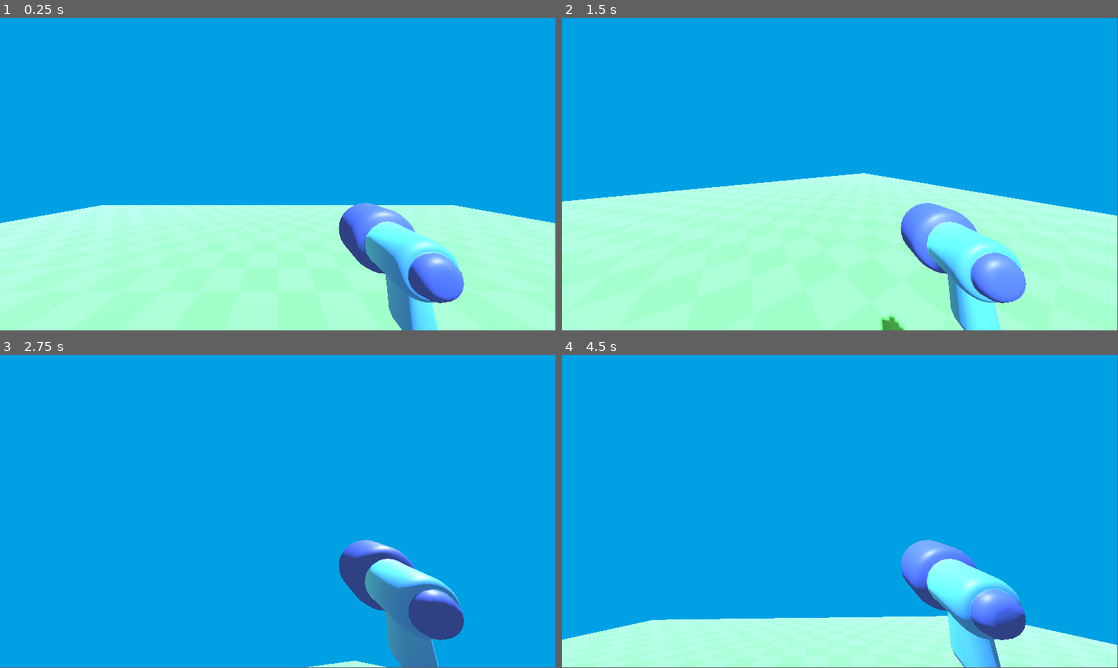
Above: before the commit, frames 1-4 (two rows, left to right).
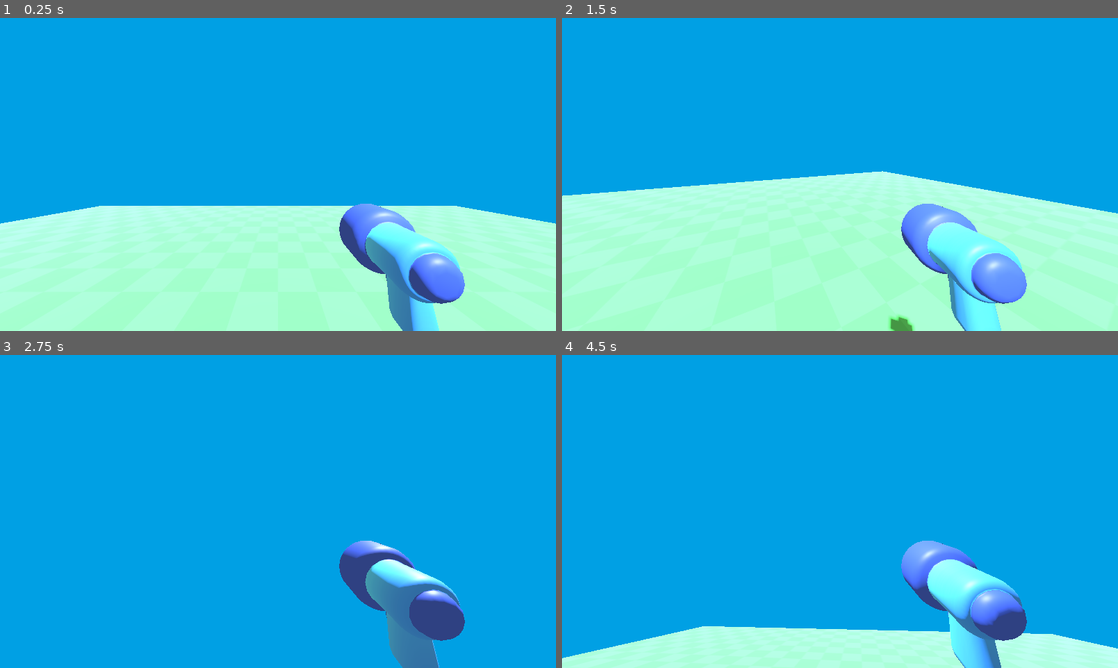
Above: after the commit, the same moments.

Repository: GArmane/gd-3d-first-demo
Game: Godot game, scene res://levels/dev/dev_001.tscn
Same seed, same stepped clock (60 frames per second), same inputs: the game is played once before the commit and once after it.
Inputs (mouse positions are in pixels of both pictures, inside the frame that each line leads up to):
- Up to frame 1 (0.25 s): no input
- Up to frame 2 (1.5 s): tap Enter at 0.5 s; move the mouse to (962, 158) at 0.52 s; tap Space at 1.25 s; move the mouse to (728, 190) at 1.27 s
- Up to frame 3 (2.75 s): tap Enter at 2 s; move the mouse to (333, 442) at 2.02 s
- Up to frame 4 (4.5 s): tap Space at 2.75, 4.25 s; move the mouse to (812, 574) at 2.77 s; tap Enter at 3.5 s; move the mouse to (1006, 558) at 3.52 s; tap Escape (ui_cancel) at 4.15 s; move the mouse to (673, 464) at 4.27 s
The window is 799x449 before the commit and 800x450 after it. Grey fills any space a smaller window leaves; there, only what the larger window draws over its background counts as a difference.

The runs differ from the first frame. In frame 1, 0.7% of the frame differs, in the area x 0-100%, y 59-100%; in frame 2, 1.9%; in frame 3, 0.5%; in frame 4, 4.1%.

Commit message:
(feat) limiting mouse movement

Diff:
--- a/components/player/player.gd
+++ b/components/player/player.gd
@@ -8,8 +8,4 @@
 	if event is InputEventMouseMotion:
 		rotation_degrees.y -= event.relative.x * camera_sensibility
 		%Camera3D.rotation_degrees.x -= event.relative.y * camera_sensibility
-		%Camera3D.rotation_degrees.x = clamp(
-			%Camera3D.rotation_degrees.x,
-			-60.0,
-			60.0,
-		)
+		%Camera3D.rotation_degrees.x = clamp(%Camera3D.rotation_degrees.x, -60.0, 60.0)
--- /dev/null
+++ b/levels/dev/dev_001.gd
@@ -0,0 +1,17 @@
+extends Node3D
+
+
+func _ready() -> void:
+	_toggle_mouse_mode()
+
+
+func _toggle_mouse_mode() -> void:
+	var mode = Input.MOUSE_MODE_VISIBLE \
+		if Input.mouse_mode == Input.MOUSE_MODE_CAPTURED \
+		else Input.MOUSE_MODE_CAPTURED
+	Input.set_mouse_mode(mode)
+
+
+func _unhandled_input(event: InputEvent) -> void:
+	if event is InputEvent and event.is_action_pressed("ui_cancel"):
+		_toggle_mouse_mode()
--- a/levels/dev/dev_001.tscn
+++ b/levels/dev/dev_001.tscn
@@ -1,6 +1,7 @@
-[gd_scene load_steps=7 format=3 uid="uid://dp7sxe5xl5shk"]
+[gd_scene load_steps=8 format=3 uid="uid://dp7sxe5xl5shk"]
 
 [ext_resource type="Texture2D" uid="uid://bx37puc11e5v1" path="res://levels/dev/checkboard.png" id="1_cig4d"]
+[ext_resource type="Script" uid="uid://cooglapg7dyqd" path="res://levels/dev/dev_001.gd" id="1_wsljj"]
 [ext_resource type="PackedScene" uid="uid://bhbsvyf18g3fd" path="res://components/player/player.tscn" id="2_aoynk"]
 
 [sub_resource type="Environment" id="Environment_pev5d"]
@@ -43,6 +44,7 @@
 uv1_triplanar_sharpness = 4.0
 
 [node name="DevLevel" type="Node3D"]
+script = ExtResource("1_wsljj")
 
 [node name="WorldEnvironment" type="WorldEnvironment" parent="."]
 environment = SubResource("Environment_pev5d")
--- a/project.godot
+++ b/project.godot
@@ -14,3 +14,8 @@
 run/main_scene="uid://dp7sxe5xl5shk"
 config/features=PackedStringArray("4.4", "Forward Plus")
 config/icon="res://icon.svg"
+
+[display]
+
+window/size/viewport_width=1280
+window/size/viewport_height=720
Not shown, added: levels/dev/dev_001.gd.uid
